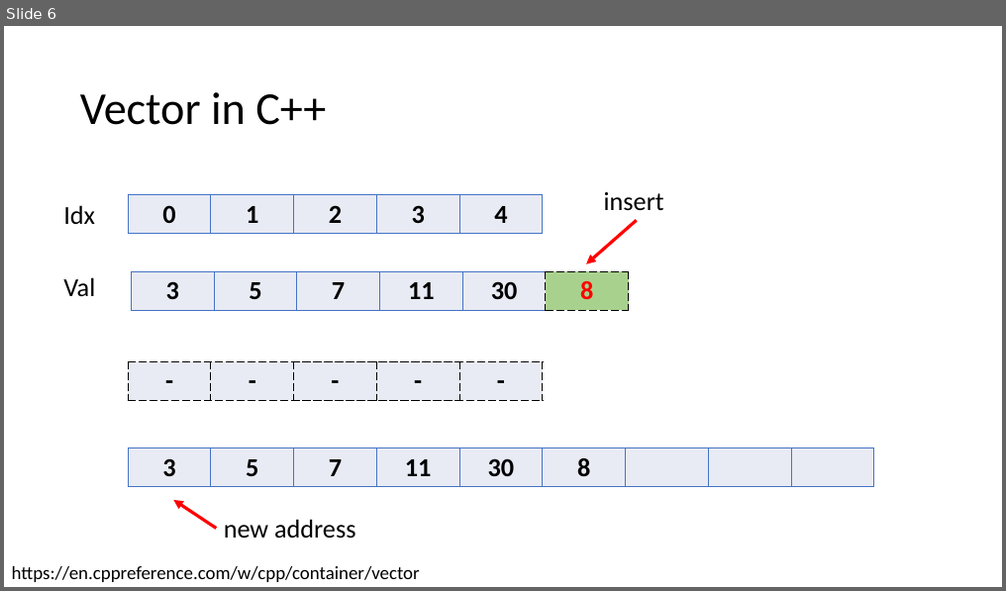
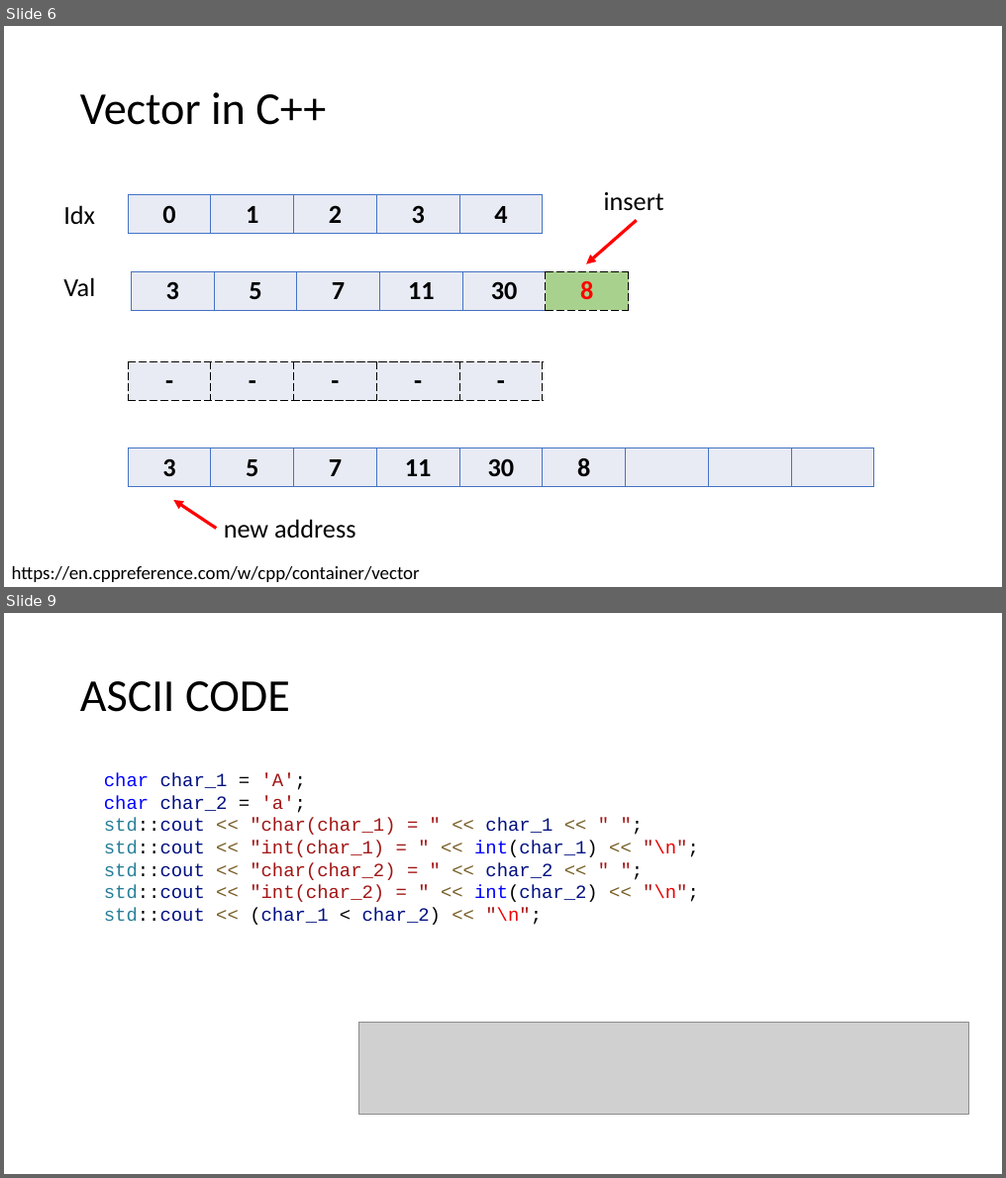
Before and after one commit to CNOCycle/cpp_tutorial, a slide deck: 07-vector_string/00-vector_string.pptx. Shown one above the other, each under a label of ours: slide 6 before the commit, slides 6 and 9 after it; the slides between them are not shown. The pictures are 1006x591 and 1006x1178 pixels, drawn with LibreOffice and Linux fonts; fonts in the diff are those of the drawing; grey boxes stand for pictures. Boxes give left, top, right and bottom in pixels: in the first picture for what was removed or moved away, otherwise in the second. Text is boxed around its words. In the diff, an @@ line names an element or a change of style, - is before the commit and + after.

```diff
--- a/07-vector_string/00-vector_string.pptx
+++ b/07-vector_string/00-vector_string.pptx
@@ slide 9 added at [4, 613, 1002, 1174], background #FFFFFF @@
@@ title added at [80, 681, 290, 712], 44 pt, text #000000 @@
+ASCII CODE
@@ text added at [104, 773, 699, 925], 18 pt, text #A31515 @@
+char char_1 = 'A';
+char char_2 = 'a';
+std::cout << "char(char_1) = " << char_1 << " ";
+std::cout << "int(char_1) = " << int(char_1) << "\n";
+std::cout << "char(char_2) = " << char_2 << " ";
+std::cout << "int(char_2) = " << int(char_2) << "\n";
+std::cout << (char_1 < char_2) << "\n";
@@ picture added at [358, 1023, 969, 1114] @@
```
Also in this commit, not shown: 2 slides changed, 17 other slides added, 7 other files.
